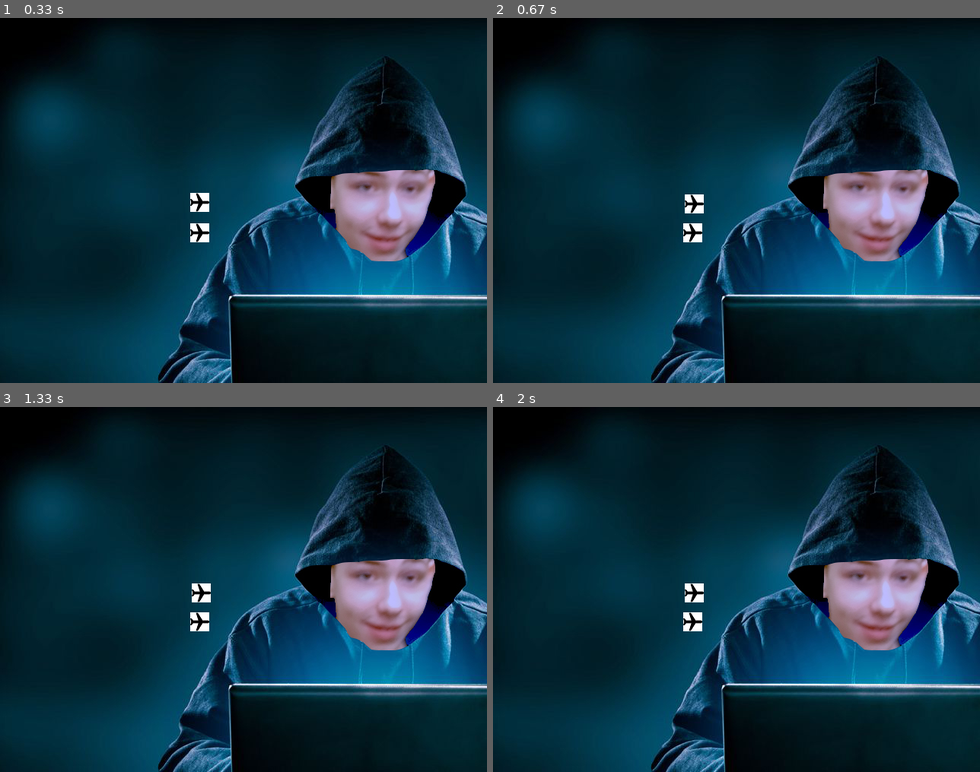
Above: before the commit, frames 1-4 (two rows, left to right).
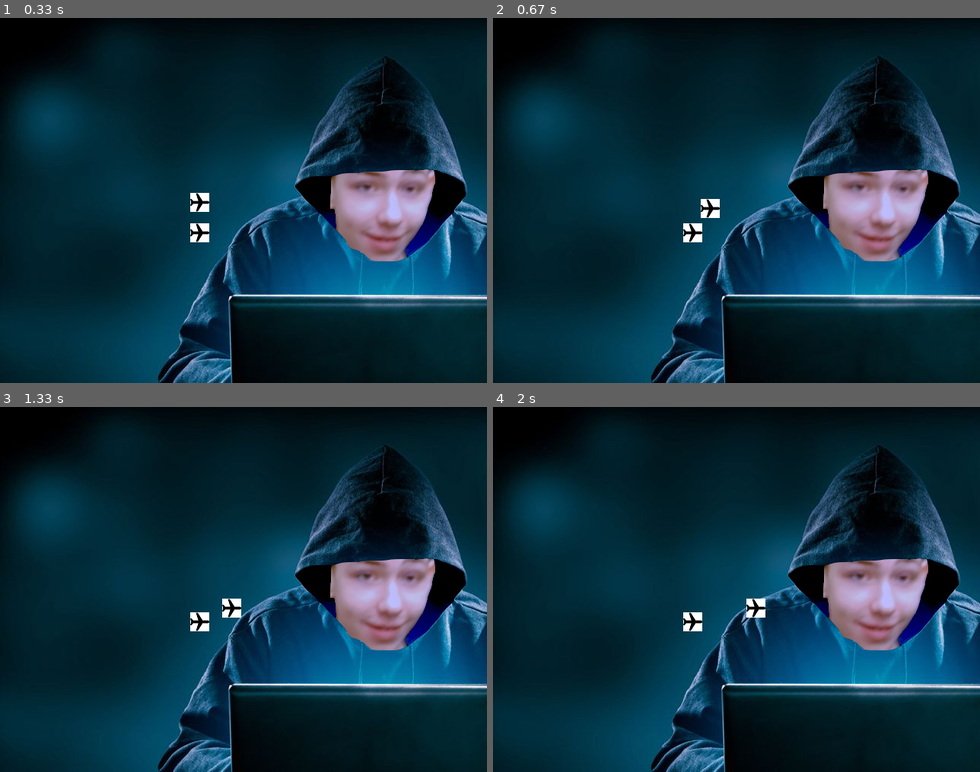
Above: after the commit, the same moments.

Repository: Mi-LeV/AWACS
Game: pygame game, started from Radar_pygame.py
Two runs of this game, one before a commit and one after it. Both use one fixed random seed, a clock stepped at 60 frames per second and the inputs below.
Inputs (mouse positions are in pixels of both pictures, inside the frame that each line leads up to):
- Up to frame 1 (0.33 s): no input
- Up to frame 2 (0.67 s): click (736, 200) at 0.38 s
- Up to frame 3 (1.33 s): click (243, 611) at 0.72 s; click (92, 534) at 1.05 s
- Up to frame 4 (2 s): click (916, 717) at 1.38 s; click (746, 465) at 1.72 s

Frame 1 is identical in both runs. In frame 2, 0.4% of the frame differs, in the area x 39-47%, y 48-55%; in frame 3, 0.4%, in the area x 39-50%, y 48-58%; in frame 4, 0.4%.

Commit message:
passage à pygame + correctif de la dernière maj ratée

Diff:
--- a/Radar_pygame.py
+++ b/Radar_pygame.py
@@ -21,13 +21,13 @@
         print("Plane created")
         self.xVector=0
         self.yVector=0
-        self.xDest = 0
-        self.yDest = 0
+        self.xDest = x
+        self.yDest = y
         self.x = x
         self.y = y
-        self.sprite = None
-
-    def scalaireTo(self,vector,distanceToDest):
+        self.sprite = pygame.image.load("sprite_plane.png").convert_alpha()
+
+    def vectorTo(self,vector,distanceToDest):
 
         if distanceToDest > 0:
             distanceToDest = utility.plafonne(distanceToDest,2,True)
@@ -41,14 +41,10 @@
 
         return vector
 
-    def goTo(self,xDest,yDest):
-        pos= self.sprite.get_rect()
-        xDistanceToDest=xDest-pos[0]
-        yDistanceToDest=yDest-pos[1]
-
-        self.xVector = self.scalaireTo(self.xVector,xDistanceToDest)
-        self.yVector = self.scalaireTo(self.yVector,yDistanceToDest)
-
+    def goTo(self,xDistanceToDest,yDistanceToDest):
+
+        self.xVector = self.vectorTo(self.xVector,xDistanceToDest)
+        self.yVector = self.vectorTo(self.yVector,yDistanceToDest)
 
         self.x += self.xVector
         self.y += self.yVector
@@ -56,14 +52,18 @@
         xDistanceToDest -= self.xVector
         yDistanceToDest -= self.yVector
 
-        #Canevas.move(self.graphicPlane,self.xVector,self.yVector)
-
+
+    def goTick(self,xDest,yDest):
+        print("tick")
+        xDistanceToDest=self.xDest-self.x
+        yDistanceToDest=self.yDest-self.y
         if not((3 > xDistanceToDest > -3) and (3 > yDistanceToDest > -3)):
-            return False #continue
+            self.goTo(xDistanceToDest,yDistanceToDest)
         else:# s'arrete
             self.xVector = 0
             self.yVector = 0
             return True
+
 
     def shoot(self,x,y):
         if not(hasattr(self,"Mymissile")):
@@ -85,24 +85,12 @@
 class PlayerPlane(Plane):
     def __init__(self,x,y,color):
         super().__init__(x,y,color)
-        self.sprite = pygame.image.load("sprite_plane.png").convert_alpha()
+        #self.graphicPlane = Canevas.create_rectangle(x,y,x+10,y+10,outline=color,fill=color)
 
     def clic(self,event):
-        if self.xVector == 0 and self.yVector == 0:
-            print("clic")
-            self.xDest = event.pos[0]
-            self.yDest = event.pos[1]
-            if not self.goTo(self.xDest,self.yDest):
-                self.clicLoop
-        else:
-            print("en mouvement")
-
-    def clicLoop(self):
-        print("cloc")
-        if not (self.goTo(self.xDest,self.yDest)):
-            fenetre.after(100,self.clicLoop)
-        else:
-            print("fin")
+        print("clic")
+        self.xDest = event.pos[0]
+        self.yDest = event.pos[1]
 
     def shootClic(self,event):
         self.shoot(event.pos[0],event.pos[1])
@@ -110,7 +98,14 @@
 class IaPlane(Plane):
     def __init__(self,x,y,friend,color = False):
         super().__init__(x,y,color)
-        self.sprite = pygame.image.load("sprite_plane.png").convert_alpha()
+        if not color:
+            if friend:
+                colorAff = 'blue'
+            else:
+                colorAff = 'red'
+        else:
+            colorAff = color
+        #self.graphicPlane = Canevas.create_oval(x-5,y-5,x+5,y+5,outline=colorAff,fill=colorAff)
         self.friendly = friend
 
 
@@ -149,17 +144,17 @@
         return vector
 
     def goTo(self,xDest,yDest):
-        pos=self.sprite.get_rect()
-        xDistanceToDest=xDest-pos[0]
-        yDistanceToDest=yDest-pos[1]
+        x,y=self.sprite.get_rect()
+        xDistanceToDest=xDest-x
+        yDistanceToDest=yDest-y
         if ((xDistanceToDest>5 or xDistanceToDest<-5)or(yDistanceToDest>5 or yDistanceToDest<-5)):
-            pos=self.sprite.get_rect()
+            x,y=self.sprite.get_rect()
 
             self.xVector = self.vectorTo(xDest,self.xVector,xDistanceToDest)
             self.yVector = self.vectorTo(yDest,self.yVector,yDistanceToDest)
 
-            xDistanceToDest=xDest-pos[0]
-            yDistanceToDest=yDest-pos[1]
+            xDistanceToDest=xDest-x
+            yDistanceToDest=yDest-y
 
             self.x += self.xVector
             self.y += self.yVector
@@ -186,9 +181,6 @@
 refreshList.append(Player)
 Ennemy = IaPlane(250,270,False)
 refreshList.append(Ennemy)
-
-#Canevas.bind('<Control-Button-1>',Player.shootClic)##control clic gauche : graphicPlane lance un missile
-#Canevas.bind('<Control-Button-3>',Ennemy.trajectoirePatterne(150,230,350,370))
 
 while affFenetre:
     pygame.display.flip()
@@ -199,10 +191,13 @@
             Player.clic(event)
         if event.type == MOUSEBUTTONDOWN and event.button == 2:##clic molette : graphicPlane lance un missile
             Player.shootClic(event)
+
+    for avion in refreshList:
+        avion.goTick(avion.xDest,avion.yDest)
     #Re-collage
     fenetre.blit(fond,(0,0))
-    for objet in refreshList:
-        fenetre.blit(objet.sprite,(objet.x,objet.y))
+    for avion in refreshList:
+        fenetre.blit(avion.sprite,(avion.x,avion.y))
     #fenetre.blit(perso, (perso_x, perso_y))
     #Rafraichissement
     pygame.display.flip()
